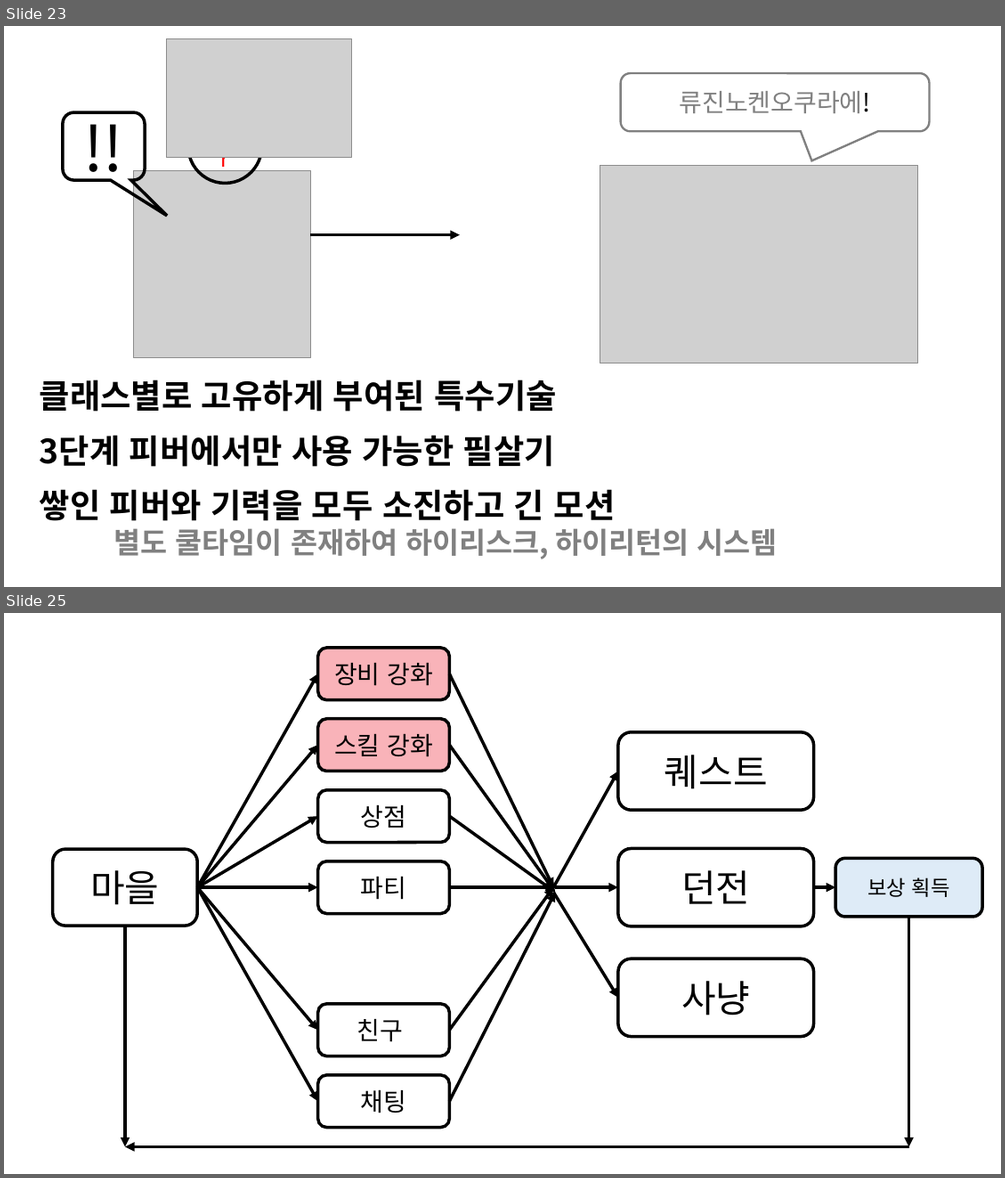
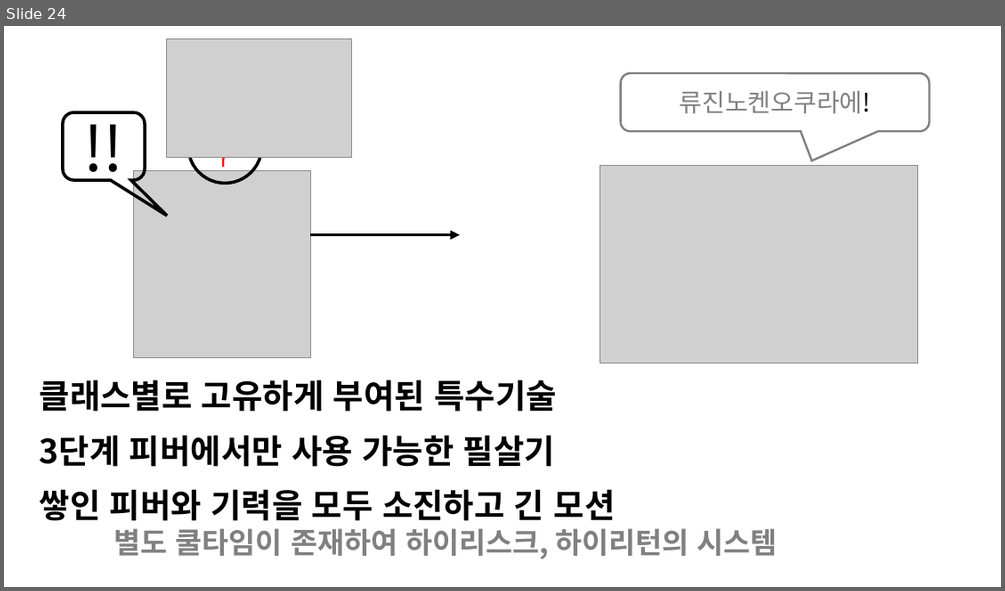
Before and after one commit to korleinster/gamebusdriver, a slide deck: documents/[13신창섭160802]졸업작품 제안서 1차수정.pptx. Shown one above the other, each under a label of ours: slides 23 and 25 before the commit, slide 24 after it; the slides between them are not shown. The pictures are 1005x1178 and 1005x591 pixels, drawn with LibreOffice and Linux fonts; fonts in the diff are those of the drawing; grey boxes stand for pictures; background and template pictures are left out. Boxes give left, top, right and bottom in pixels: in the first picture for what was removed or moved away, otherwise in the second. Text is boxed around its words. In the diff, an @@ line names an element or a change of style, - is before the commit and + after.

```diff
--- a/documents/[13신창섭160802]졸업작품 제안서 1차수정.pptx
+++ b/documents/[13신창섭160802]졸업작품 제안서 1차수정.pptx
@@ slide 25 removed at [4,613,1001,1174], background #FFFFFF @@
@@ rounded rectangle removed at [318,648,450,699] @@
-장비 강화
@@ arrow removed from (198, 887) to (318, 674) @@
@@ arrow removed from (450, 674) to (554, 887) @@
@@ rounded rectangle removed at [318,718,450,771] @@
-스킬 강화
@@ arrow removed from (198, 887) to (318, 745) @@
@@ arrow removed from (450, 745) to (555, 892) @@
@@ rounded rectangle removed at [618,732,814,810] @@
-퀘스트
@@ arrow removed from (554, 887) to (618, 771) @@
@@ rounded rectangle removed at [318,790,450,843] @@
-상점
@@ arrow removed from (198, 887) to (318, 817) @@
@@ arrow removed from (450, 817) to (555, 892) @@
@@ rounded rectangle removed at [53,850,197,925] @@
-마을
@@ rounded rectangle removed at [618,849,814,926] @@
-던전
@@ rounded rectangle removed at [318,861,450,914] @@
-파티
@@ rounded rectangle removed at [835,859,982,916] @@
-보상 획득
@@ arrow removed from (198, 887) to (318, 887) @@
@@ arrow removed from (198, 887) to (318, 1030) @@
@@ arrow removed from (198, 887) to (318, 1102) @@
@@ arrow removed from (450, 887) to (555, 887) @@
@@ arrow removed from (450, 1030) to (554, 887) @@
@@ arrow removed from (450, 1102) to (555, 892) @@
@@ arrow removed from (554, 892) to (618, 997) @@
@@ arrow removed from (555, 887) to (618, 887) @@
@@ arrow removed from (814, 887) to (835, 887) @@
@@ arrow removed from (125, 925) to (125, 1147) @@
@@ arrow removed from (909, 916) to (909, 1147) @@
@@ rounded rectangle removed at [618,958,814,1037] @@
-사냥
@@ rounded rectangle removed at [318,1004,450,1055] @@
-친구
@@ rounded rectangle removed at [318,1075,450,1127] @@
-채팅
@@ arrow removed from (909, 1147) to (125, 1147) @@
@@ what was slide 23 is now slide 24 @@
```
Also in this commit, not shown: 1 slide changed, 1 slide added, 1 other slide removed.
